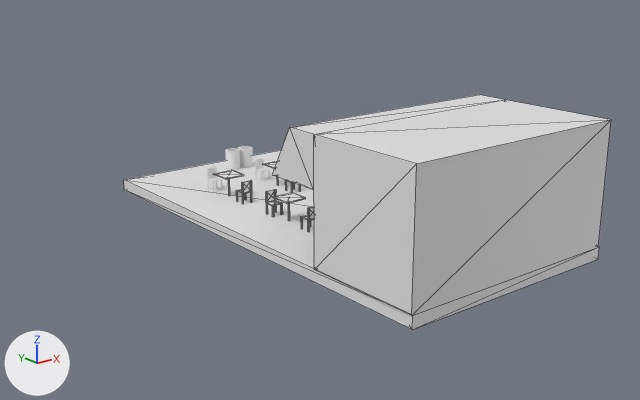
The OBJ model Resources/Models/MapObjct/Shop/Shop.obj: old version first, new version second.
Before and after are seen from a 50 mm lens placed at (-38.9, -56.8, 23.9), pointed at (4.7, -2.3, 2.1). Every picture has the same lights, and +X, +Y and +Z are marked at lower left. The first picture is the older version. Mesh edges are drawn as thin lines on the coarser meshes. Where no turn or scale is listed for an object, it has been applied to the vertices.

The older version as bpy lines, for what is in view:
```python
me_土台 = bpy.data.meshes.new('土台')
me_土台.from_pydata(...)  # a box spanning x -1.9..18.1, y -20.0..20.0, z -1.0..0.0
me_店 = bpy.data.meshes.new('店')
me_店.from_pydata(...)  # 30 vertices, 56 faces; spans x -2.0..18.0, y -20.0..-10.0, z 0.0..10.0
me_立方体 = bpy.data.meshes.new('立方体')
me_立方体.from_pydata(...)  # 16 vertices, 28 faces; spans x -2.0..18.0, y -10.0..-5.0, z 6.0..10.0
ob_土台 = bpy.data.objects.new('土台', me_土台)
ob_土台.location = (0.0, 0.0, 0.0)
ob_店 = bpy.data.objects.new('店', me_店)
ob_店.location = (0.0, 0.0, 0.0)
ob_立方体 = bpy.data.objects.new('立方体', me_立方体)
ob_立方体.location = (0.0, 0.0, 0.0)
```
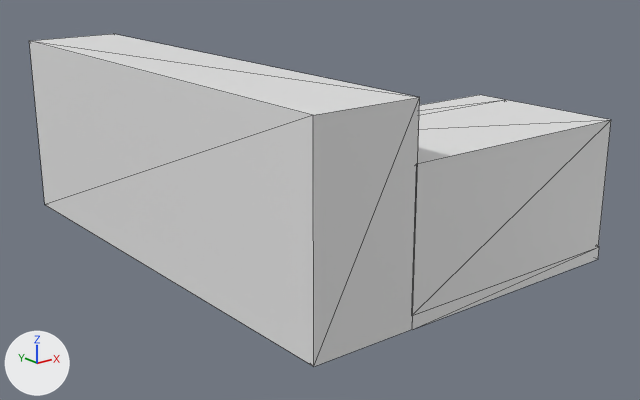
Location of each change, (x1, y1, x2, y2) in pixels of the pictures (640 x 400 px):
'立方体.019', added
    after: (29, 34, 420, 366)
'土台', unchanged, covered by the edit
    before: (124, 150, 599, 330)
    after: (412, 247, 599, 330)
'立方体', unchanged, covered by the edit
    before: (272, 95, 504, 190)
    after: (419, 95, 504, 115)

Patch to the scene script:
```diff
--- a/Resources/Models/MapObjct/Shop/Shop.obj.py
+++ b/Resources/Models/MapObjct/Shop/Shop.obj.py
@@ me_立方体_019 @@
+me_立方体_019.from_pydata(...)  # a box spanning x -9.9..-1.9, y -20.0..20.0, z -1.0..14.0
@@ ob_立方体_019 @@
+ob_立方体_019 = bpy.data.objects.new('立方体.019', me_立方体_019)
+ob_立方体_019.location = (0.0, 0.0, 0.0)
```
